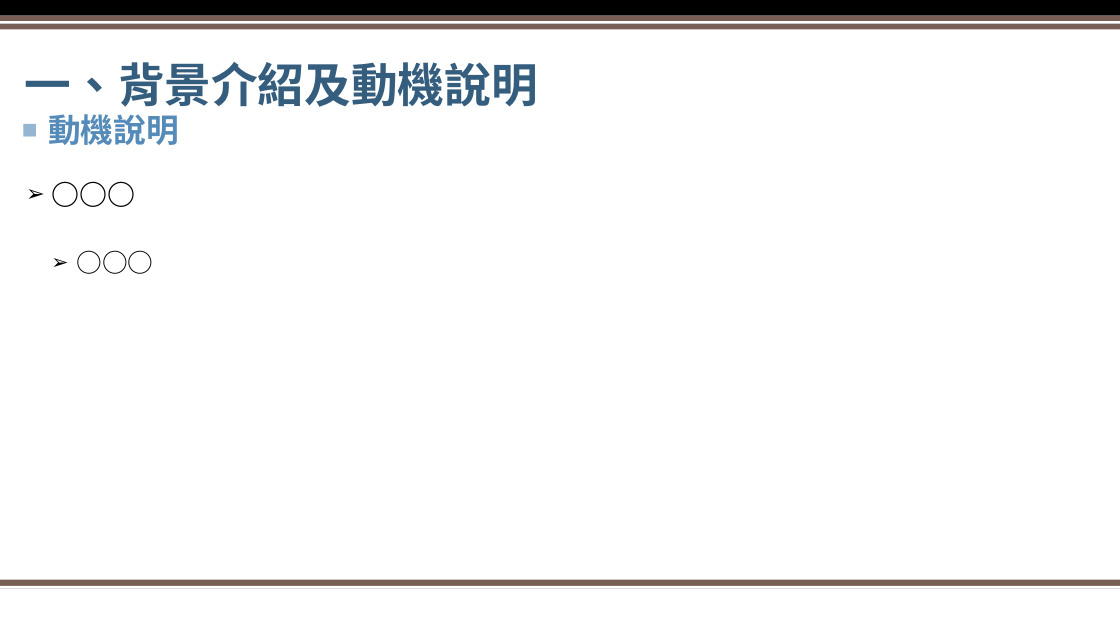
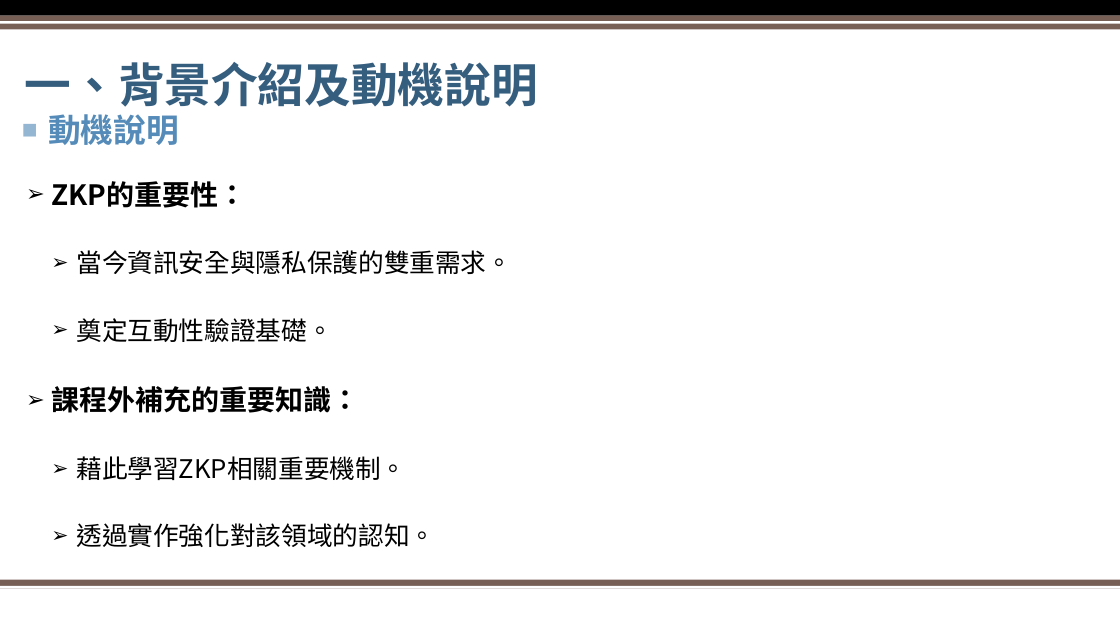
Before and after one commit to XXXaBg3619/ZKP, a slide deck: slide 5 of 密碼學期末專題簡報.pptx. Drawn at 1120x630 pixels with LibreOffice and Linux fonts; fonts in the diff are those of the drawing; background and template pictures are left out. Boxes give left, top, right and bottom in pixels: in the first picture for what was removed or moved away, otherwise in the second. Text is boxed around its words. In the diff, an @@ line names an element or a change of style, - is before the commit and + after.

```diff
--- a/密碼學期末專題簡報.pptx
+++ b/密碼學期末專題簡報.pptx
@@ text at box(51, 181, 512, 547): text changed; size 24 to 22 pt; bold off @@
-  ➢ ○○○
-    ➢ ○○○
+  ➢ ZKP的重要性：
+    ➢ 當今資訊安全與隱私保護的雙重需求。
+    ➢ 奠定互動性驗證基礎。
+  ➢ 課程外補充的重要知識：
+    ➢ 藉此學習ZKP相關重要機制。
+    ➢ 透過實作強化對該領域的認知。
```
Also in this commit, not shown: 5 other slides changed, 6 slides added.
